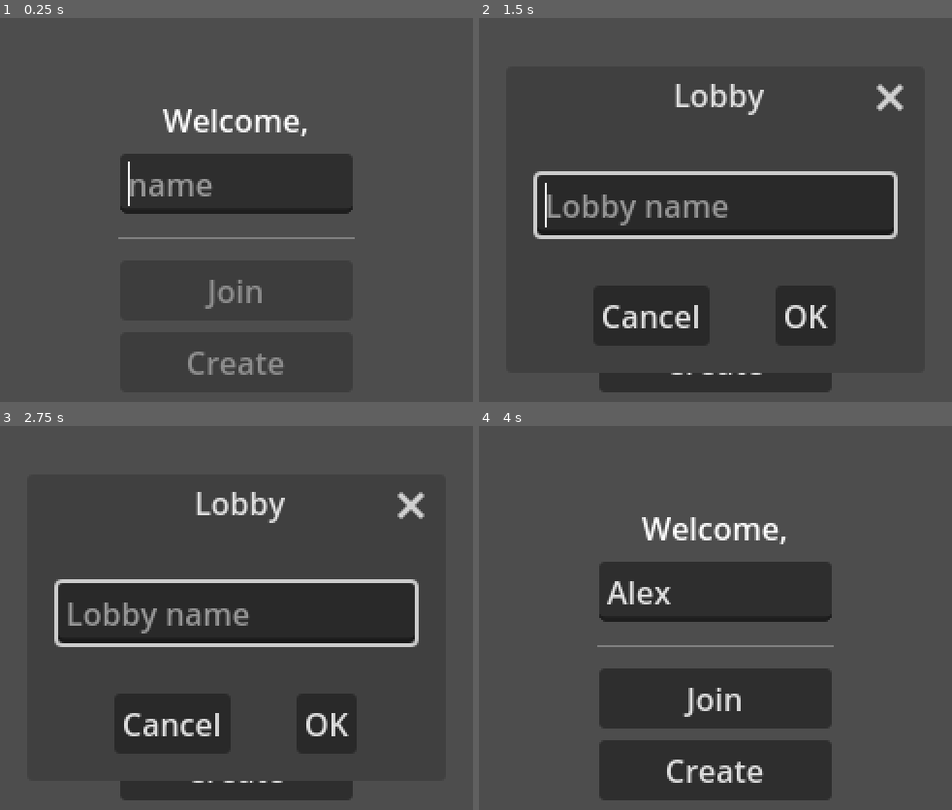
Above: before the commit, frames 1-4 (two rows, left to right).
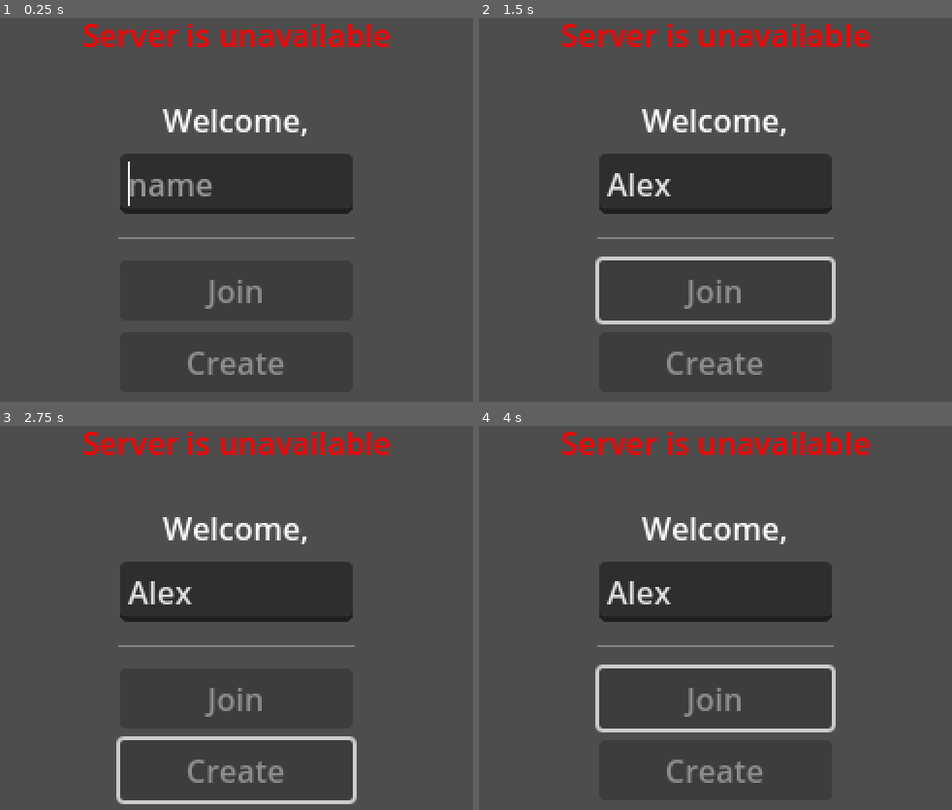
Above: after the commit, the same moments.

Repository: andreibachim/santa
Game: Godot game, scene res://Santa3.tscn
Same seed, same stepped clock (60 frames per second), same inputs: the game is played once before the commit and once after it.
Inputs (mouse positions are in pixels of both pictures, inside the frame that each line leads up to):
- Up to frame 1 (0.25 s): no input
- Up to frame 2 (1.5 s): click (715, 183) at 0.52 s; type "Alex" at 0.6 s; click (715, 290) at 1.25 s, where only the run before the commit has a clickable "Join"
- Up to frame 3 (2.75 s): click (236, 771) at 2 s, where only the run before the commit has a clickable "Create"
- Up to frame 4 (4 s): click (805, 725) at 2.75 s, where only the run before the commit has a clickable "OK"; click (715, 683) at 3.5 s, where only the run before the commit has a clickable "OK"

The runs differ from the first frame. In frame 1, 1.7% of the frame differs, in the area x 17-83%, y 1-8%; in frame 2, 16%; in frame 3, 16%, in the area x 11-90%, y 1-99%; in frame 4, 3.8%.

Commit message:
add lobby creation and joining flow

Diff:
--- a/screens/landing/Landing.tscn
+++ b/screens/landing/Landing.tscn
@@ -12,6 +12,17 @@
 grow_horizontal = 2
 grow_vertical = 2
 script = ExtResource("1_mm3lp")
+
+[node name="NoServerWarning" type="Label" parent="."]
+visible = false
+layout_mode = 1
+anchors_preset = 10
+anchor_right = 1.0
+offset_bottom = 23.0
+grow_horizontal = 2
+theme_override_colors/font_color = Color(1, 0, 0, 1)
+text = "Server is unavailable"
+horizontal_alignment = 1
 
 [node name="CenterContainer" type="CenterContainer" parent="."]
 layout_mode = 1
@@ -71,6 +82,8 @@
 popup_window = true
 min_size = Vector2i(180, 120)
 max_size = Vector2i(0, 0)
+ok_button_text = "     OK     "
+cancel_button_text = "  Cancel  "
 
 [node name="MarginContainer" type="MarginContainer" parent="CenterContainer/LobbyNameDialog"]
 offset_right = 40.0
@@ -79,7 +92,7 @@
 [node name="LineEdit" type="LineEdit" parent="CenterContainer/LobbyNameDialog/MarginContainer"]
 layout_mode = 2
 size_flags_vertical = 4
-placeholder_text = "Lobby name"
+placeholder_text = "Lobby ID"
 
 [connection signal="text_changed" from="CenterContainer/VBoxContainer/LineEdit" to="." method="_on_line_edit_text_changed"]
 [connection signal="button_up" from="CenterContainer/VBoxContainer/Join" to="." method="_on_join_button_up"]
--- a/screens/landing/landing.gd
+++ b/screens/landing/landing.gd
@@ -6,6 +6,11 @@
 @onready var error_dialog := $CenterContainer/ErrorDialog
 @onready var lobby_id_dialog := $CenterContainer/LobbyNameDialog
 @onready var lobby_id_input := $CenterContainer/LobbyNameDialog/MarginContainer/LineEdit
+@onready var no_server_warning := $NoServerWarning
+
+var lobby_packed_scene := preload("res://screens/lobby/Lobby.tscn")
+
+var server_available: bool = false
 
 const SERVER_IP: String = "localhost"
 const LOBBY_PORT: int = 7000
@@ -18,31 +23,40 @@
 		multiplayer.multiplayer_peer = server_peer
 		return
 	else:
+		var client_peer = ENetMultiplayerPeer.new()
+		var result = client_peer.create_client(SERVER_IP, LOBBY_PORT)
+		if result == OK:
+			multiplayer.multiplayer_peer = client_peer
+			multiplayer.server_disconnected.connect(func():
+				server_available = false
+				no_server_warning.visible = true
+				join_button.disabled = true
+				create_button.disabled = true
+			)
+			server_available = true
+		else:
+			server_available = false
+			no_server_warning.visible = true
+
 		name_line_edit.grab_focus()
 		lobby_id_dialog.register_text_enter(lobby_id_input)
 
 func _on_line_edit_text_changed(new_text: String) -> void:
 	if new_text.length() > 2:
-		join_button.disabled = false
-		create_button.disabled = false
+		join_button.disabled = false || !server_available
+		create_button.disabled = false || !server_available
 	else:
-		join_button.disabled = true
-		create_button.disabled = true
+		join_button.disabled = true || !server_available
+		create_button.disabled = true || !server_available
 
 func _on_join_button_up() -> void:
-	show_lobby_id_dialog();
+	show_lobby_id_dialog()
 
 func _on_create_button_up() -> void:
-	pass
-
-func create_client_peer() -> void:
-	var client_peer = ENetMultiplayerPeer.new();
-	var result = client_peer.create_client(SERVER_IP, -1)
-	if result == OK:
-		multiplayer.multiplayer_peer = client_peer
-	else:
-		error_dialog.dialog_text = "The server is not available."
-		error_dialog.popup_centered_clamped(Vector2(180, 60))
+	create_button.disabled = true
+	join_button.disabled = true
+	name_line_edit.editable = false
+	create_lobby.rpc_id(1)
 
 func show_lobby_id_dialog() -> void:
 	join_button.release_focus()
@@ -50,4 +64,62 @@
 	lobby_id_input.grab_focus()
 
 func _on_lobby_name_dialog_confirmed() -> void:
-	create_client_peer()
+	var lobby_id = int(lobby_id_input.text)
+	#TODO validate lobby id
+	load_lobby(lobby_id)
+
+@rpc("authority", "call_remote", "reliable")
+func show_lobby_create_error() -> void:
+	create_button.disabled = false || !server_available
+	join_button.disabled = false || !server_available
+	name_line_edit.editable = true
+	error_dialog.dialog_text = "Could not create lobby"
+	error_dialog.popup_centered()
+
+@rpc("any_peer", "call_remote", "reliable")
+func create_lobby():
+	#Generate random lobby port
+	var lobby_id = randi_range(65000, 65100)
+	var path = str(get_tree().current_scene.get_path()) + "/" + str(lobby_id)
+	#Create the lobby MP
+	var mp = SceneMultiplayer.new()
+	#Add the lobby MP to the tree
+	get_tree().set_multiplayer(mp, path)
+	#Create the peer
+	var peer = ENetMultiplayerPeer.new()
+	if peer.create_server(lobby_id, 6) == OK:
+		mp.multiplayer_peer = peer
+		var lobby_instance: Lobby = lobby_packed_scene.instantiate()
+		lobby_instance.name = str(lobby_id)
+		get_tree().current_scene.add_child(lobby_instance)
+		lobby_instance.set_id_label(lobby_id)
+
+		load_lobby.rpc_id(multiplayer.get_remote_sender_id(), lobby_id)
+		#TODO Start timer to remove empty lobbies after 1 min
+	else:
+		get_tree().set_multiplayer(null, path)
+		print(multiplayer.get_remote_sender_id())
+		show_lobby_create_error.rpc_id(multiplayer.get_remote_sender_id())
+
+@rpc("authority", "call_remote", "reliable")
+func load_lobby(lobby_id: int) -> void:
+	var path = str(get_tree().current_scene.get_path()) + "/" + str(lobby_id)
+	var mp = SceneMultiplayer.new();
+	get_tree().set_multiplayer(mp, path)
+	var peer = ENetMultiplayerPeer.new()
+	if peer.create_client(SERVER_IP, lobby_id) == OK:
+		mp.multiplayer_peer = peer
+		var lobby_instance: Lobby = lobby_packed_scene.instantiate()
+		lobby_instance.name = str(lobby_id)
+		mp.connected_to_server.connect(func():
+			get_tree().current_scene.add_child(lobby_instance)
+			lobby_instance.set_id_label(lobby_id)
+			lobby_instance.create_player.rpc_id(1, name_line_edit.text)
+			multiplayer.multiplayer_peer = null
+			queue_free()
+		)
+		mp.connection_failed.connect(func():
+			show_lobby_create_error()
+		)
+	else:
+		show_lobby_create_error()
--- /dev/null
+++ b/screens/lobby/Lobby.tscn
@@ -0,0 +1,66 @@
+[gd_scene load_steps=3 format=3 uid="uid://baqo1lsx1y8fn"]
+
+[ext_resource type="Script" path="res://screens/lobby/lobby.gd" id="1_xv6ys"]
+
+[sub_resource type="SceneReplicationConfig" id="SceneReplicationConfig_bdwdd"]
+properties/0/path = NodePath(".:disabled")
+properties/0/spawn = false
+properties/0/replication_mode = 2
+
+[node name="Lobby" type="MarginContainer"]
+anchors_preset = 15
+anchor_right = 1.0
+anchor_bottom = 1.0
+grow_horizontal = 2
+grow_vertical = 2
+theme_override_constants/margin_left = 10
+theme_override_constants/margin_top = 10
+theme_override_constants/margin_right = 10
+theme_override_constants/margin_bottom = 10
+script = ExtResource("1_xv6ys")
+
+[node name="VBoxContainer" type="VBoxContainer" parent="."]
+layout_mode = 2
+
+[node name="LobbyIdContainer" type="CenterContainer" parent="VBoxContainer"]
+layout_mode = 2
+
+[node name="HBoxContainer" type="HBoxContainer" parent="VBoxContainer/LobbyIdContainer"]
+layout_mode = 2
+
+[node name="LobbyIdLabel" type="Label" parent="VBoxContainer/LobbyIdContainer/HBoxContainer"]
+layout_mode = 2
+text = "Lobby ID: "
+
+[node name="LobbyIdValue" type="Label" parent="VBoxContainer/LobbyIdContainer/HBoxContainer"]
+layout_mode = 2
+text = "12345"
+
+[node name="PlayerSpawner" type="MultiplayerSpawner" parent="VBoxContainer"]
+_spawnable_scenes = PackedStringArray("res://ui/components/LobbyPlayer.tscn")
+spawn_path = NodePath("../PlayerList")
+spawn_limit = 6
+
+[node name="PlayerList" type="VBoxContainer" parent="VBoxContainer"]
+layout_mode = 2
+size_flags_vertical = 3
+
+[node name="HBoxContainer" type="HBoxContainer" parent="VBoxContainer"]
+layout_mode = 2
+theme_override_constants/separation = 40
+
+[node name="Leave" type="Button" parent="VBoxContainer/HBoxContainer"]
+layout_mode = 2
+size_flags_horizontal = 3
+text = "Leave"
+
+[node name="Start" type="Button" parent="VBoxContainer/HBoxContainer"]
+layout_mode = 2
+size_flags_horizontal = 3
+disabled = true
+text = "Start"
+
+[node name="Synchronizer" type="MultiplayerSynchronizer" parent="VBoxContainer/HBoxContainer/Start"]
+replication_config = SubResource("SceneReplicationConfig_bdwdd")
+
+[connection signal="button_up" from="VBoxContainer/HBoxContainer/Leave" to="." method="_on_leave_button_up"]
--- /dev/null
+++ b/screens/lobby/lobby.gd
@@ -0,0 +1,47 @@
+extends Control
+class_name Lobby
+
+@onready var player_list := $VBoxContainer/PlayerList
+@onready var start_button := $VBoxContainer/HBoxContainer/Start
+@onready var lobby_id_value := $VBoxContainer/LobbyIdContainer/HBoxContainer/LobbyIdValue
+
+const lobby_player_packed_scene := preload("res://ui/components/LobbyPlayer.tscn")
+
+func _ready() -> void:
+	multiplayer.peer_disconnected.connect(remove_player_from_ui)
+	multiplayer.server_disconnected.connect(func():
+		queue_free()
+		multiplayer.multiplayer_peer = null
+		Nav.load_landing_screen()
+	)
+
+func set_id_label(lobby_id: int) -> void:
+	lobby_id_value.text = str(lobby_id)
+
+@rpc("any_peer", "call_remote", "reliable")
+func create_player(player_name: String) -> void:
+	var lobby_player_instance: LobbyPlayer = lobby_player_packed_scene.instantiate()
+	lobby_player_instance.text = player_name
+	lobby_player_instance.peer_id = multiplayer.get_remote_sender_id()
+	player_list.add_child(lobby_player_instance, true)
+	if player_list.get_child_count() > 1:
+		start_button.disabled = false
+
+func remove_player_from_ui(id: int) -> void:
+	if multiplayer.is_server():
+		for lobby_player: LobbyPlayer in player_list.get_children():
+			if lobby_player.peer_id == id:
+				player_list.remove_child(lobby_player)
+				lobby_player.queue_free()
+				if player_list.get_child_count() == 0:
+					queue_free()
+				elif player_list.get_child_count() < 2:
+					start_button.disabled = true
+
+func _on_leave_button_up() -> void:
+	player_left.rpc_id(1)
+
+@rpc("any_peer", "call_remote", "reliable")
+func player_left() -> void:
+	remove_player_from_ui(multiplayer.get_remote_sender_id())
+	multiplayer.disconnect_peer(multiplayer.get_remote_sender_id())
--- /dev/null
+++ b/ui/components/LobbyPlayer.tscn
@@ -0,0 +1,17 @@
+[gd_scene load_steps=3 format=3 uid="uid://yfydwc6e63av"]
+
+[ext_resource type="Script" path="res://ui/components/lobby_player.gd" id="1_k4x7m"]
+
+[sub_resource type="SceneReplicationConfig" id="SceneReplicationConfig_0c8g2"]
+properties/0/path = NodePath(".:text")
+properties/0/spawn = true
+properties/0/replication_mode = 2
+properties/1/path = NodePath(".:peer_id")
+properties/1/spawn = true
+properties/1/replication_mode = 2
+
+[node name="LobbyPlayer" type="Label"]
+script = ExtResource("1_k4x7m")
+
+[node name="Synchronizer" type="MultiplayerSynchronizer" parent="."]
+replication_config = SubResource("SceneReplicationConfig_0c8g2")
--- /dev/null
+++ b/ui/components/lobby_player.gd
@@ -0,0 +1,4 @@
+extends Label
+class_name LobbyPlayer
+
+@export var peer_id: int
